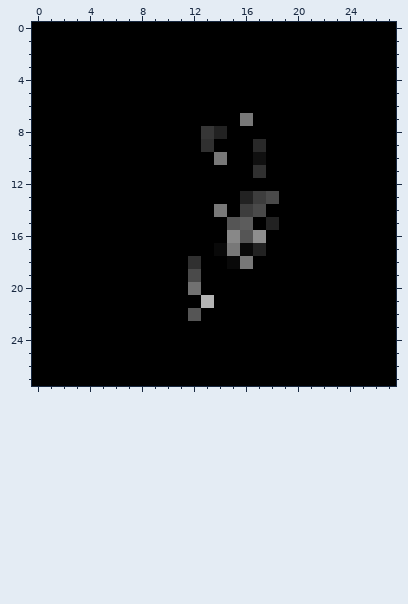
Two versions of one pixel-art sprite, samples_per_epoch/1.png. This is how it looked before the edit.
The file is 28x28 pixels. Colours within 5 levels of each other are drawn and written as one.
And afterwards:
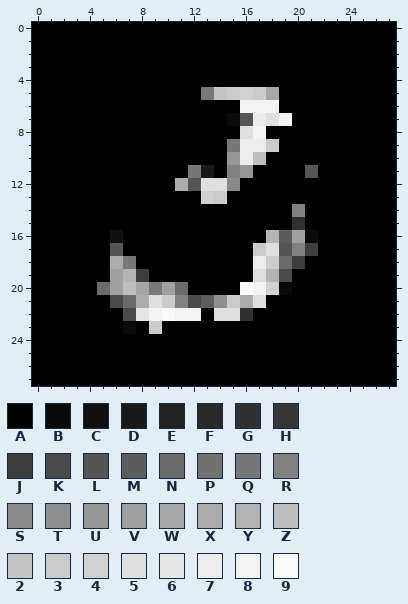
Palette (. is transparent): A #000000  B #090909  C #101010  D #191919  E #222222  F #292929  G #303030  H #363636  J #3d3d3d  K #4a4a4a  L #555555  M #5c5c5c  N #6b6b6b  P #717171  Q #787878  R #818181  S #888888  T #8e8e8e  U #969696  V #a0a0a0  W #a6a6a6  X #acacac  Y #b4b4b4  Z #bebebe  2 #c4c4c4  3 #cbcbcb  4 #d1d1d1  5 #dfdfdf  6 #e5e5e5  7 #ececec  8 #f3f3f3  9 #fafafa
Diff:
Colour 2 replaces colour A in row 5 at x 14.
Colour 3 replaces colour A in row 5 at x 15 and 17; in row 9 at x 18; in row 13 at x 14; in row 18 at x 18; in row 21 at x 10 and 15; in row 23 at x 9.
Colour 3 replaces colour E in row 17 at x 17.
Colour 4 replaces colour A in row 5 at x 16; in row 13 at x 13; in row 20 at x 18.
Colour 5 replaces colour A in row 7 at x 18; in row 8 at x 16; in row 12 at x 13 to 14; in row 17 at x 18; in row 19 at x 17; in row 21 at x 9 and 17.
Colour 5 replaces colour A in row 22 at x 14 to 15.
Colour 6 replaces colour A in row 22 at x 8.
Colour 7 replaces colour A in row 7 at x 17; in rows 9 to 10 at x 16; in row 18 at x 17.
Colour 7 replaces colour F in row 9 at x 17.
Colour 8 replaces colour A in row 6 at x 16 to 18; in row 7 at x 19; in row 8 at x 17; in row 20 at x 17; in row 22 at x 9 and 11.
Colour 8 replaces colour L in row 22 at x 12.
Colour 9 replaces colour A in row 20 at x 16; in row 22 at x 10.
Colour A replaces colour B in row 17 at x 14 and 16; in row 18 at x 15.
Colour A replaces colour E in row 8 at x 14; in row 13 at x 16; in row 15 at x 18.
Colour A replaces colour G in row 9 at x 13; in row 11 at x 17; in row 18 at x 12.
Colour A replaces colour H in row 8 at x 13.
Colour A replaces colour J in row 13 at x 17; in row 14 at x 16.
Colour A replaces colour K in row 13 at x 18; in row 14 at x 17; in row 19 at x 12.
Colour A replaces colour L in row 15 at x 15; in row 16 at x 16.
Colour A replaces colour M in row 15 at x 16.
Colour A replaces colour P in row 20 at x 12.
Colour A replaces colour Q in row 10 at x 14; in row 14 at x 14; in row 17 at x 15; in row 18 at x 16.
Colour A replaces colour S in row 16 at x 15.
Colour A replaces colour T in row 16 at x 17.
Colour B replaces colour A in row 7 at x 15; in row 16 at x 21; in row 20 at x 19; in row 23 at x 7.
Colour C replaces colour A in row 16 at x 6.
Colour D replaces colour A in row 11 at x 13.
Colour G replaces colour A in row 15 at x 20; in row 22 at x 16.
Colour J replaces colour A in row 17 at x 21; in row 18 at x 20; in row 19 at x 8.
Colour K replaces colour A in row 19 at x 19; in row 21 at x 6 and 12; in row 22 at x 7.
Colour L replaces colour A in row 11 at x 21; in row 12 at x 12; in row 17 at x 6 and 19.
Colour L replaces colour Q in row 7 at x 16.
Colour M replaces colour A in row 16 at x 19.
Colour M replaces colour Y in row 21 at x 13.
Colour N replaces colour A in row 18 at x 19; in row 20 at x 5 and 11; in row 21 at x 7.
Colour Q replaces colour A in row 5 at x 13; in row 9 at x 15; in row 11 at x 12; in row 18 at x 7; in row 20 at x 9.
Colour R replaces colour A in row 11 at x 15; in row 14 at x 20; in row 17 at x 20; in row 21 at x 11.
Colour S replaces colour A in row 12 at x 15.
Colour T replaces colour A in row 21 at x 14.
Colour U replaces colour A in row 10 at x 15; in row 11 at x 16.
Colour V replaces colour A in row 16 at x 20; in row 19 at x 6; in row 20 at x 6 and 10.
Colour W replaces colour A in row 5 at x 18; in row 20 at x 8.
Colour X replaces colour A in row 12 at x 11; in row 18 at x 6; in row 21 at x 8 and 16.
Colour Y replaces colour A in row 16 at x 18; in row 19 at x 7 and 18.
Colour Z replaces colour A in row 20 at x 7.
Colour Z replaces colour C in row 10 at x 17.
Pixel boxes of the changes (left, top, right, bottom) in both pictures:
changed: (97, 87, 318, 334)
